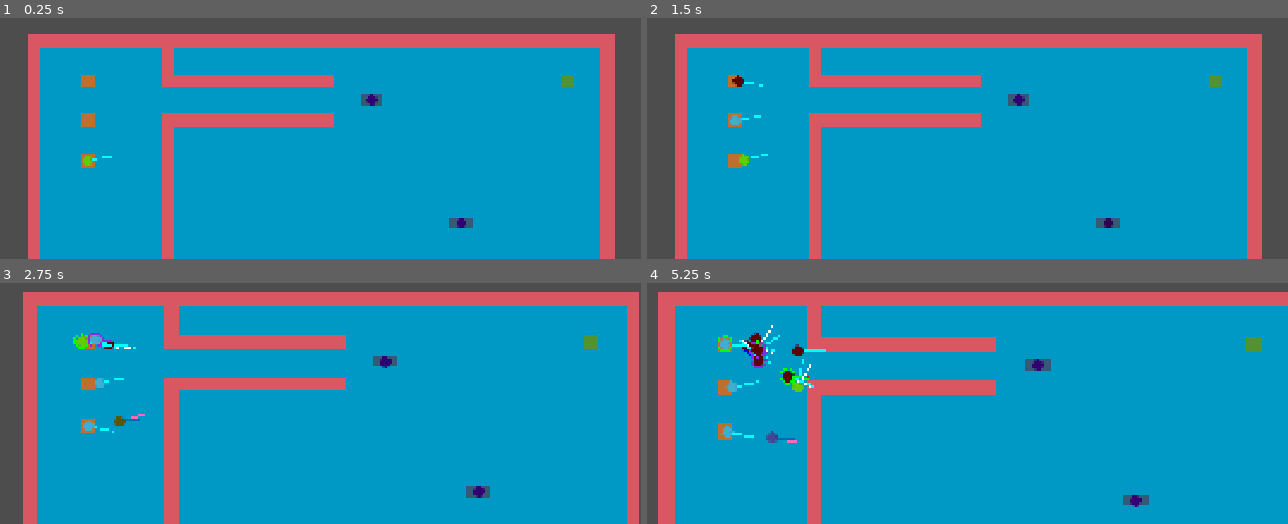
Above: before the commit, frames 1-4 (two rows, left to right).
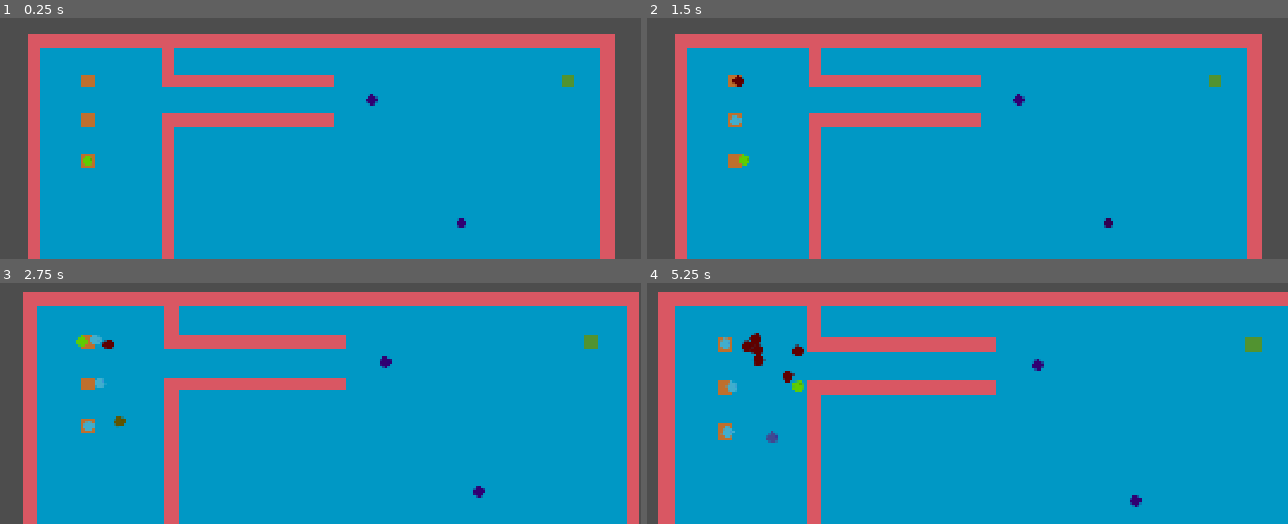
Above: after the commit, the same moments.

Repository: djairoh/crowdSim
Game: Godot game, scene res://scenes/crowd_manager.tscn
Same seed, same stepped clock (60 frames per second), same inputs: the game is played once before the commit and once after it.
Inputs (mouse positions are in pixels of both pictures, inside the frame that each line leads up to):
- Up to frame 1 (0.25 s): no input
- Up to frame 2 (1.5 s): tap Enter at 0.5 s; drag from (1018, 99) to (1108, 222) at 0.52 s; tap R (resetCamera) at 1.25 s; drag from (1108, 222) to (1018, 99) at 1.27 s
- Up to frame 3 (2.75 s): move the mouse to (102, 422) at 2.02 s; hold Mouse wheel up (zoomIn) from 2.03 s (still down); click (102, 422) at 2.17 s
- Up to frame 4 (5.25 s): release Mouse wheel up (zoomIn) at 2.75 s; tap R (resetCamera) at 2.75 s; drag from (755, 343) to (1038, 362) at 2.77 s; drag from (755, 386) to (1025, 367) at 3.52 s; drag from (723, 348) to (1025, 367) at 4.27 s; move the mouse to (768, 437) at 5.02 s; hold Mouse wheel up (zoomIn) from 5.03 s (still down); click (768, 437) at 5.17 s

The runs differ from the first frame. In frame 1, 0.2% of the frame differs, in the area x 14-74%, y 31-88%; in frame 2, 0.3%; in frame 3, 0.5%; in frame 4, 0.9%, in the area x 11-79%, y 17-93%.

Commit message:
fx: warnings + debug toggle

Diff:
--- a/scripts/Agent.gd
+++ b/scripts/Agent.gd
@@ -18,6 +18,7 @@
 @export var acceleration: float = 10.0
 @export var max_movement: float = 10
 @export var start_fallen: bool = false
+@export var draw_debug: bool = false
 
 # refing to parent nodes like this is bad practice, but who caresssss
 var crowd_manager: CrowdManager
@@ -33,13 +34,13 @@
 	if start_fallen:
 		behaviours.falling.fall()
 
-func set_crowd_manager(crowd_manager: CrowdManager):
-	self.crowd_manager = crowd_manager
+func set_crowd_manager(man: CrowdManager):
+	self.crowd_manager = man
 
 
-func request_path(goal: Vector2) -> bool:
-	self.goal = goal
-	return forces.request_path(goal)
+func request_path(g: Vector2) -> bool:
+	self.goal = g
+	return forces.request_path(g)
 
 func _process(delta: float) -> void:
 	if self.rotation != self.desired_rotation:
@@ -134,6 +135,9 @@
 	queue_redraw()
 
 func _draw():
+	if ! draw_debug:
+		return
+
 	if agent_state.is_fallen():
 		var fallen_color: Color
 
--- a/scripts/CrowdManager.gd
+++ b/scripts/CrowdManager.gd
@@ -15,7 +15,6 @@
 var impatient_ratio: float = 0.2
 
 func _ready():
-	var viewport_size = get_viewport_rect().size
 	var agent = preload("res://scenes/crowd_agent.tscn").instantiate()
 	call_deferred("_initialize_agent", agent)
 	add_child(agent)
--- a/scripts/bottleneck_avoidance.gd
+++ b/scripts/bottleneck_avoidance.gd
@@ -47,7 +47,7 @@
 			bottleneck_detected = true
 			parent.queue_redraw()
 
-			print(parent.name, " detects a bottleneck! Now lets find cadidate points!!!")
+			print(parent.name, " detects a bottleneck! Now lets find candidate points!")
 			# Find best alternative point from a list of candidate points
 			# and check if you can actually reach there
 			var candidate_point := get_best_alternative_point()
--- a/scripts/forces.gd
+++ b/scripts/forces.gd
@@ -152,7 +152,7 @@
 			continue
 
 		F_ob += tangential_component.normalized()
-
+#
 func calculate_other_agents_avoidance():
 	# Reset force
 	F_ot = Vector2.ZERO
@@ -255,7 +255,6 @@
 
 # TODO: Fix avoiding corpse
 func get_falling_agent_force()-> Vector2:
-	var F_ta: Vector2 = Vector2.ZERO
 	var v_i: Vector2 = parent.desired_velocity
 
 	if v_i.length_squared() <= 0.0001:
